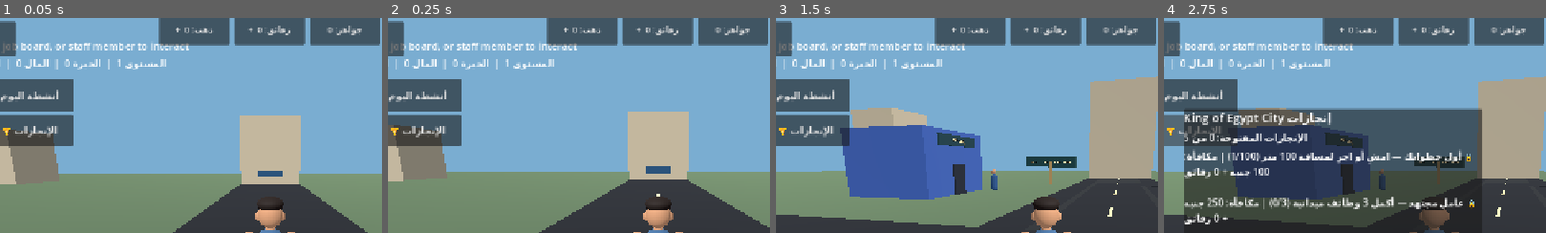
Above: before the commit, frames 1-4 (left to right).
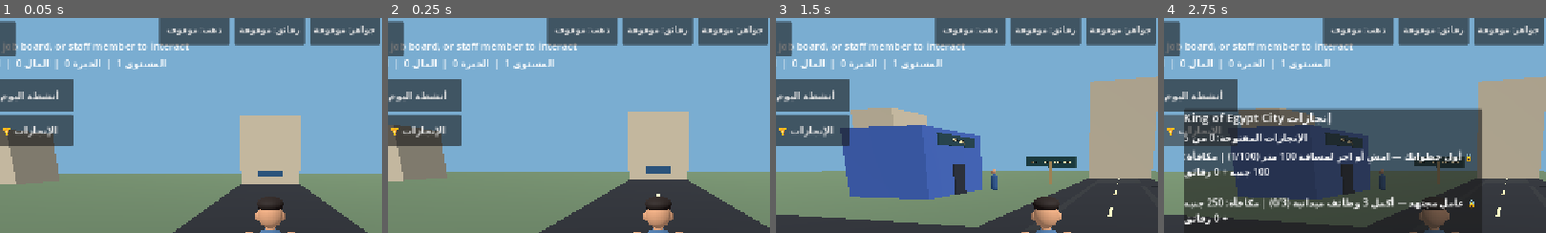
Above: after the commit, the same moments.

Repository: gamalalaraby1988-dotcom/King-Egypt-
Game: Godot game, scene res://scenes/main.tscn
The game is run twice, just before and just after one commit, with the same random seed, the same clock (stepped at 60 frames per second) and the same inputs.
Inputs (mouse positions are % of the whole screen's width and height, from its top left):
- Up to frame 1 (0.05 s): no input
- Up to frame 2 (0.25 s): no input
- Up to frame 3 (1.5 s): tap Enter at 0.5 s; move the mouse to (72, 45) at 0.52 s; hold D (move_right) 0.53-1.25 s; hold Shift (sprint) 0.53-1.25 s; click (72, 45) at 0.67 s; drag from (30, 55) to (45, 70) at 1.27 s
- Up to frame 4 (2.75 s): click "الإنجازات 🏆" at 2 s
The pictures show only the part of the screen within x 15-65%, y 2-52%; the shares and areas given below are measured in that part.

The runs differ from the first frame. In frame 1, 0.9% of the frame differs, in the area x 43-98%, y 3-8%; in frame 2, 0.9%; in frame 3, 0.9%; in frame 4, 0.9%.

Commit message:
Hide local balances while wallet integrity is blocked

Diff:
--- a/scripts/city_hud.gd
+++ b/scripts/city_hud.gd
@@ -375,6 +375,14 @@
 
 func _refresh_wallet() -> void:
 	if not is_instance_valid(mission_manager):
+		return
+	if not WalletManager.initialized or WalletManager.integrity_blocked:
+		if is_instance_valid(money_label):
+			money_label.text = "ذهب: موقوف"
+		if is_instance_valid(chips_label):
+			chips_label.text = "رقائق: موقوفة"
+		if is_instance_valid(gems_label):
+			gems_label.text = "جواهر: موقوفة"
 		return
 	if is_instance_valid(money_label):
 		money_label.text = "ذهب: %d  +" % int(mission_manager.get("money"))
